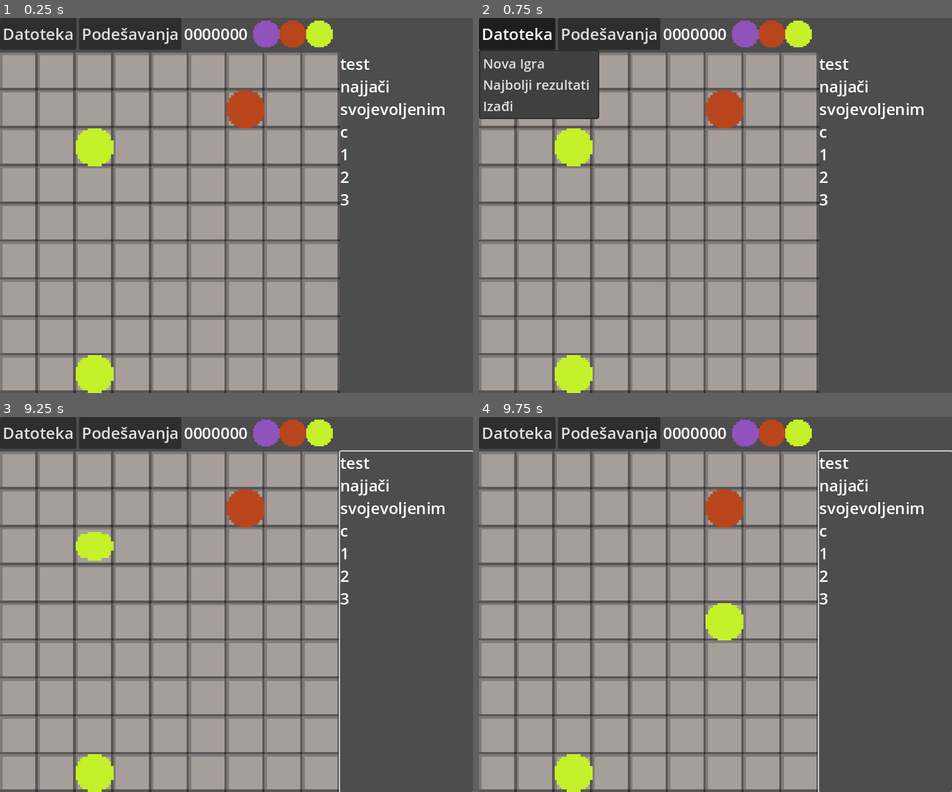
Above: before the commit, frames 1-4 (two rows, left to right).
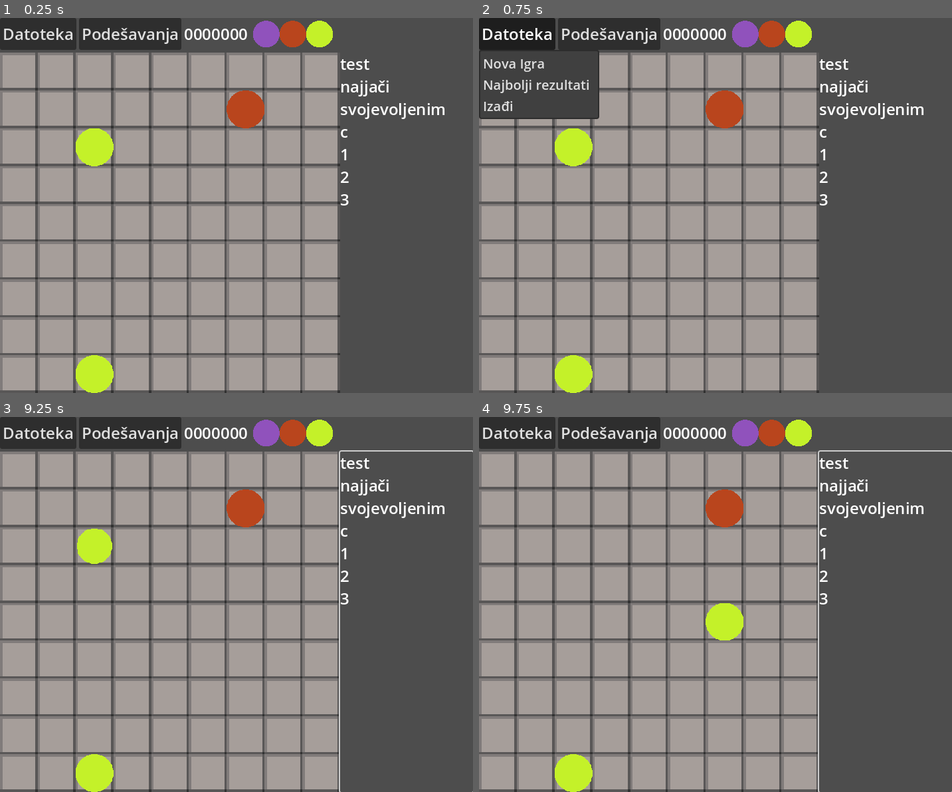
Above: after the commit, the same moments.

Repository: Relja-Stojanovic/Poklon
Game: Godot game, scene res://board/sceen.tscn
Same seed, same stepped clock (60 frames per second), same inputs: the game is played once before the commit and once after it.
Inputs (mouse positions are in pixels of both pictures, inside the frame that each line leads up to):
- Up to frame 1 (0.25 s): no input
- Up to frame 2 (0.75 s): click "Datoteka" at 0.5 s
- Up to frame 3 (9.25 s): click "Podešavanja" at 1.25 s; click "Datoteka" at 2 s; click "Podešavanja" at 2.75 s; click "Datoteka" at 3.5 s; click "Podešavanja" at 4.25 s; tap Enter at 5, 6.5, 8 s; move the mouse to (340, 585) at 5.02 s; click (340, 585) at 5.1 s; tap Space at 5.75, 7.25, 8.75 s; move the mouse to (141, 623) at 5.77 s; click (141, 623) at 5.85 s; move the mouse to (283, 522) at 6.52 s; click (283, 522) at 6.6 s; move the mouse to (212, 679) at 7.27 s; click (212, 679) at 7.35 s; move the mouse to (378, 660) at 8.02 s; click (378, 660) at 8.1 s; move the mouse to (94, 548) at 8.77 s; click (94, 548) at 8.85 s
- Up to frame 4 (9.75 s): move the mouse to (739, 604) at 9.52 s; click (739, 604) at 9.6 s

The runs differ from the first frame. In frame 1, 0.2% of the frame differs, in the area x 16-71%, y 0-100%; in frame 2, 0.2%; in frame 3, 0.2%; in frame 4, 0.1%.

Commit message:
animation fix, better visuals

Diff:
--- a/Global.gd
+++ b/Global.gd
@@ -1,6 +1,6 @@
 extends Node
 
-const TILE_SIZE: int = 16
+const TILE_SIZE: int = 80
 
 var data: GameData = null
 var settings: Settings = null
--- a/board/main.gd
+++ b/board/main.gd
@@ -2,6 +2,7 @@
 
 signal selected_element(data: GameData, pos: Vector2i)
 signal selected_target(data: GameData, pos: Vector2i)
+signal selection_canceled(data: GameData)
 
 var astar: AStarGrid2D = AStarGrid2D.new()
 var data: GameData
@@ -58,6 +59,7 @@
 		if pos == selected_pos:
 			selected_pos = Vector2i.MIN
 			has_selected = false
+			selection_canceled.emit(data)
 		elif data.is_empty(pos):
 			var path: PackedVector2Array = astar.get_id_path(selected_pos, pos, false)
 			if not path.is_empty():
--- a/board/sceen.tscn
+++ b/board/sceen.tscn
@@ -45,7 +45,8 @@
 
 [sub_resource type="Animation" id="Animation_2g4vx"]
 resource_name = "element_select"
-length = 0.4
+length = 0.9
+loop_mode = 1
 step = 0.1
 tracks/0/type = "value"
 tracks/0/imported = false
@@ -54,10 +55,10 @@
 tracks/0/interp = 1
 tracks/0/loop_wrap = true
 tracks/0/keys = {
-"times": PackedFloat32Array(0, 0.39999998),
-"transitions": PackedFloat32Array(0.5, 0.3077861),
+"times": PackedFloat32Array(0, 0.3, 0.6, 0.9),
+"transitions": PackedFloat32Array(-0.5, -0.5, -0.5, 1),
 "update": 0,
-"values": [Vector2(1, 1), Vector2(1, 0.75)]
+"values": [Vector2(1, 1), Vector2(0.8, 0.8), Vector2(1.2, 1.2), Vector2(1, 1)]
 }
 
 [sub_resource type="AnimationLibrary" id="AnimationLibrary_j4b6b"]
@@ -184,7 +185,6 @@
 texture = ExtResource("11_edoqs")
 centered = false
 region_enabled = true
-region_rect = Rect2(0, 0, 16, 16)
 script = ExtResource("11_pcm8c")
 
 [node name="SelectedTargetBackground" type="Sprite2D" parent="Board"]
@@ -192,14 +192,12 @@
 texture = ExtResource("11_edoqs")
 centered = false
 region_enabled = true
-region_rect = Rect2(0, 0, 16, 16)
 script = ExtResource("13_yhshl")
 
 [node name="SelectedElement" type="Sprite2D" parent="Board"]
 visible = false
 texture = ExtResource("11_edoqs")
 region_enabled = true
-region_rect = Rect2(0, 0, 16, 16)
 script = ExtResource("14_wjnsj")
 
 [node name="Preview" type="SubViewport" parent="."]
@@ -375,6 +373,7 @@
 [connection signal="selected_element" from="." to="Board/SelectedElement" method="_on_root_selected_element"]
 [connection signal="selected_element" from="." to="AnimationPlayer" method="_on_root_selected_element"]
 [connection signal="selected_target" from="." to="Board/SelectedTargetBackground" method="_on_root_selected_target"]
+[connection signal="selection_canceled" from="." to="AnimationPlayer" method="_on_root_selection_canceled"]
 [connection signal="board_clicked" from="UI/Bottom/Board" to="." method="_on_board_clicked"]
 [connection signal="close_requested" from="NewGamePopup" to="NewGamePopup" method="_on_close_requested"]
 [connection signal="value_changed" from="NewGamePopup/MarginContainer/Options/Size/Input" to="NewGamePopup" method="_on_input_size"]
--- a/board/ui/animation_player.gd
+++ b/board/ui/animation_player.gd
@@ -3,3 +3,6 @@
 func _on_root_selected_element(_data: GameData, _pos: Vector2i) -> void:
 	stop(false)
 	play("element_select")
+
+func _on_root_selection_canceled(_data: GameData) -> void:
+	play("RESET")
--- a/board/ui/board/selected_element.gd
+++ b/board/ui/board/selected_element.gd
@@ -1,4 +1,7 @@
 extends Sprite2D
+
+func _ready() -> void:
+	region_rect.size = Vector2(Global.TILE_SIZE, Global.TILE_SIZE)
 
 func _on_root_selected_element(data: GameData, pos: Vector2i) -> void:
 	var element: int = data.elements[pos]
--- a/board/ui/board/selected_element_background.gd
+++ b/board/ui/board/selected_element_background.gd
@@ -9,6 +9,7 @@
 		background = Global.to_texture(Element.BACKGROUND_BALL)
 
 	region_rect.position = background * Global.TILE_SIZE
+	region_rect.size = Vector2(Global.TILE_SIZE, Global.TILE_SIZE)
 
 func _on_root_selected_element(_data: GameData, pos: Vector2i) -> void:
 	position = pos * Global.TILE_SIZE
--- a/board/ui/board/selected_target_background.gd
+++ b/board/ui/board/selected_target_background.gd
@@ -9,6 +9,7 @@
 		background = Global.to_texture(Element.BACKGROUND_BALL)
 
 	region_rect.position = background * Global.TILE_SIZE
+	region_rect.size = Vector2(Global.TILE_SIZE, Global.TILE_SIZE)
 
 func _on_root_selected_target(_data: GameData, pos: Vector2i) -> void:
 	position = pos * Global.TILE_SIZE
--- a/textures/tileset.tres
+++ b/textures/tileset.tres
@@ -4,6 +4,7 @@
 
 [sub_resource type="TileSetAtlasSource" id="TileSetAtlasSource_oh8jp"]
 texture = ExtResource("1_0ga4t")
+texture_region_size = Vector2i(80, 80)
 0:0/0 = 0
 1:0/0 = 0
 2:0/0 = 0
@@ -46,4 +47,5 @@
 4:1/0 = 0
 
 [resource]
+tile_size = Vector2i(80, 80)
 sources/0 = SubResource("TileSetAtlasSource_oh8jp")
Binary file changed: textures/texture.png
